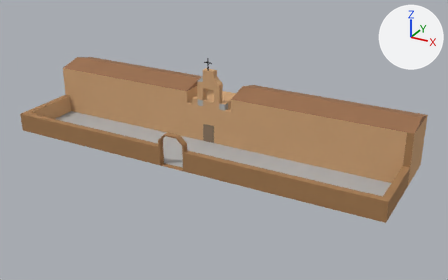
A saved change to the Blender file assets/buildings/inmaculada.blend.
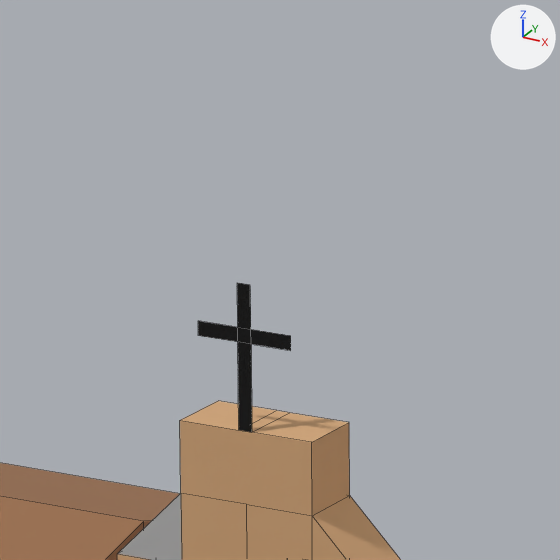
There are two pictures of each version: one whole from a 50 mm camera at (46.6, -81.63, 40.76) aimed at (4.06, -4.28, 2.08), one close up on the part from 42% to 52% of the width and 12% to 29% of the height. The axes (+X, +Y, +Z) are drawn at upper right. The lights are the same throughout. The older version's two pictures come first. The close-ups show mesh edges as thin lines.
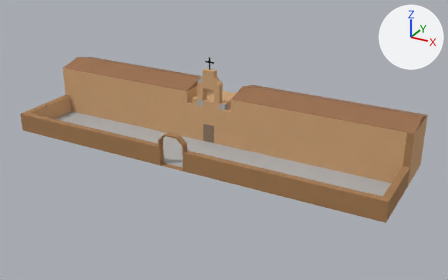
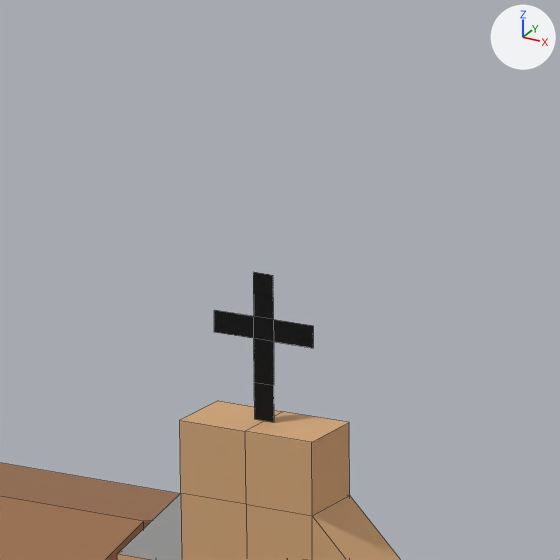
Where the change shows, as pixel boxes [x1, y1, x2, y2] in the close-ups (560 x 560 px):
'Plane', reshaped
    before: [0, 283, 401, 560]
    after: [0, 401, 401, 560]
'Cross', added (black)
    after: [214, 272, 313, 422]
part 1 of me_plane, cut back
    before: [180, 283, 349, 516]
    after: [180, 401, 349, 516]

What changed in the scene script:
```text
Change me_plane:
    used by ob_plane; location = (0.0, 0.0, 0.0); scale = (4.0, 4.0, 4.0)
    remove me_plane.from_pydata(...)  # 350 vertices, 308 faces; spans x -7.5..8.0, y -3.2..1.5, z 0.0..3.5
    add me_plane.from_pydata(...)  # 338 vertices, 304 faces; spans x -7.5..8.0, y -3.2..1.5, z 0.0..3.0
    me_plane part 1
    12 vertices are removed from x -0.2..0.2, y -0.5..-0.2, z 3.0..3.5
    10 faces are deleted
    6 new faces join them, mat_facade (beige #d2a679)
    remove me_plane.materials.append(mat_cross)  # black #000000
Add me_plane_001:
    me_plane_001.from_pydata([(-0.6, 0.0, 0.0), (0.6, 0.0, 0.0), (-0.6, 0.0, 8.0), (0.6, 0.0, 8.0), (0.6, 0.0, 5.6), (0.6, 0.0, 4.4), (0.6, 0.0, 2.0), (-0.6, 0.0, 2.0), (-0.6, 0.0, 4.4), (-0.6, 0.0, 5.6), (3.0, 0.0, 5.6), (3.0, 0.0, 4.4), (-3.0, 0.0, 4.4), (-3.0, 0.0, 5.6)], [], [(9, 4, 3, 2), (0, 1, 6, 7), (7, 6, 5, 8), (8, 5, 4, 9), (4, 5, 11, 10), (8, 9, 13, 12)])
    me_plane_001.materials.append(mat_cross)  # black #000000
Add ob_cross:
    ob_cross = bpy.data.objects.new('Cross', me_plane_001)
    ob_cross.location = (0.0, -1.5, 12.01)
    ob_cross.scale = (0.25, 0.25, 0.25)
```
